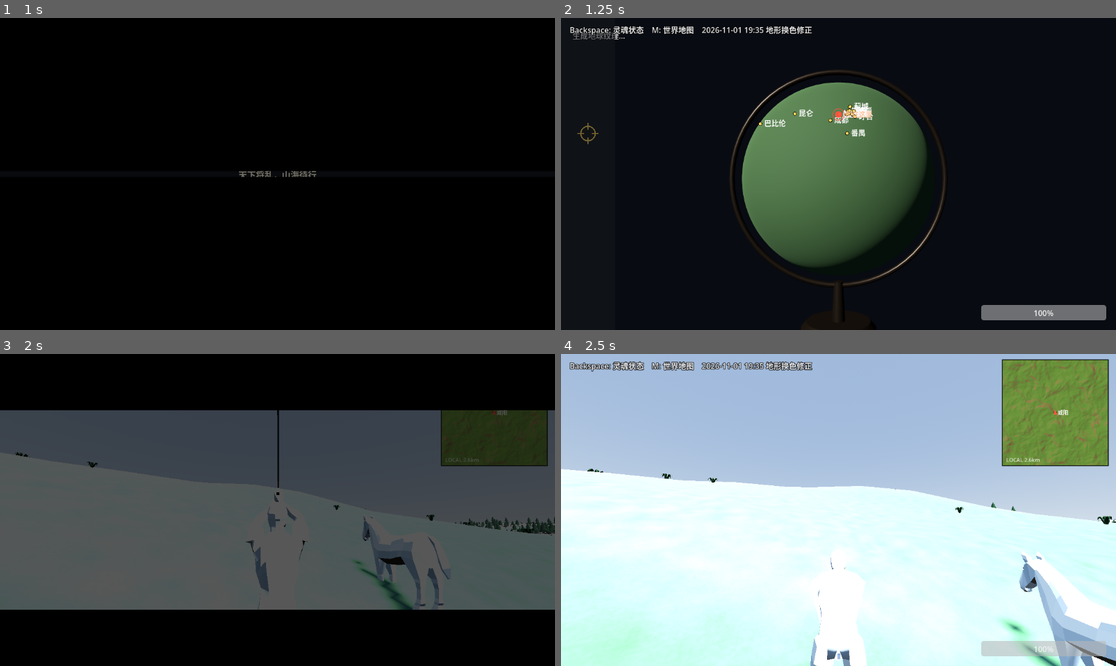
Above: before the commit, frames 1-4 (two rows, left to right).
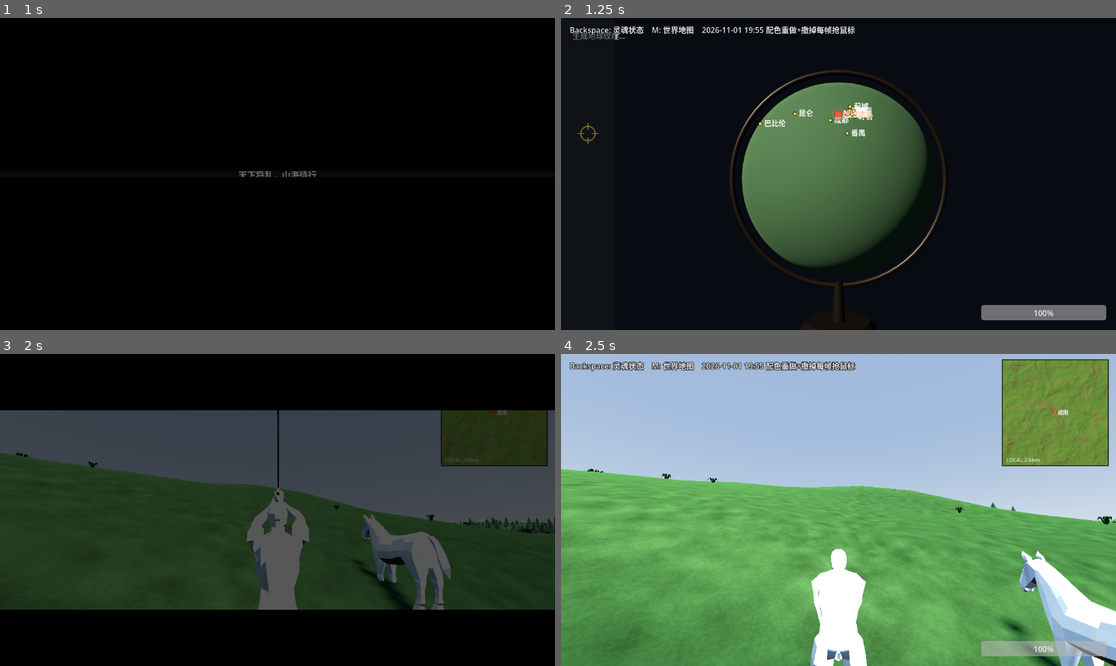
Above: after the commit, the same moments.

Repository: Richesfire/map
Game: Godot game, scene res://scenes/main_menu.tscn
Same seed, same stepped clock (60 frames per second), same inputs: the game is played once before the commit and once after it.
Inputs (mouse positions are in pixels of both pictures, inside the frame that each line leads up to):
- Up to frame 1 (1 s): click "开 始 游 戏" at 0.5 s
- Up to frame 2 (1.25 s): no input
- Up to frame 3 (2 s): tap Enter at 1.25 s; move the mouse to (305, 510) at 1.27 s; hold W (move_forward) from 1.28 s (still down); hold F (interact) from 1.28 s (still down); click (305, 510) at 1.42 s; tap Space (jump) at 1.52 s
- Up to frame 4 (2.5 s): keep holding W (move_forward); move the mouse to (810, 510) at 2.02 s; release F (interact) at 2.03 s; tap Enter at 2.1 s; click (810, 510) at 2.17 s; tap Space (jump) at 2.27 s

Frame 1 is identical in both runs. In frame 2, 0.3% of the frame differs, in the area x 34-53%, y 2-6%; in frame 3, 32%; in frame 4, 50%, in the area x 0-100%, y 2-100%.

Commit message:
撤掉每帧重捕鼠标（修复 QQ 截图被抢）；地形配色表重做成真实目标色

Diff:
--- a/godot/scripts/map/map_world.gd
+++ b/godot/scripts/map/map_world.gd
@@ -50,21 +50,21 @@
 
 ## 地表染色（和地球仪上那套同源，只是压淡一些，免得地面过饱和）
 const BIOME_TINTS := {
-	"ocean": Color(0.35, 0.55, 0.85),
-	"ice": Color(0.95, 0.97, 1.00),
-	"tundra": Color(0.72, 0.76, 0.68),
-	"alpine": Color(0.86, 0.86, 0.84),
-	"mountain": Color(0.78, 0.74, 0.68),
-	"hills": Color(0.86, 0.92, 0.78),
-	"forest": Color(0.62, 0.78, 0.58),
-	"jungle": Color(0.48, 0.72, 0.42),
-	"savanna": Color(1.02, 0.98, 0.66),
-	"steppe": Color(1.00, 0.96, 0.72),
-	"desert": Color(1.18, 1.04, 0.72),
-	"badland": Color(1.05, 0.98, 0.88),
-	"marsh": Color(0.66, 0.80, 0.68),
-	"plain": Color(0.92, 1.00, 0.88),
-	"inland_water": Color(0.45, 0.65, 0.90),
+	"ocean": Color(0.25, 0.42, 0.62),
+	"ice": Color(0.93, 0.96, 1.00),
+	"tundra": Color(0.52, 0.56, 0.50),
+	"alpine": Color(0.72, 0.74, 0.74),
+	"mountain": Color(0.52, 0.50, 0.45),
+	"hills": Color(0.52, 0.64, 0.38),
+	"forest": Color(0.34, 0.52, 0.30),
+	"jungle": Color(0.26, 0.50, 0.24),
+	"savanna": Color(0.80, 0.75, 0.46),
+	"steppe": Color(0.74, 0.70, 0.44),
+	"desert": Color(0.88, 0.78, 0.55),
+	"badland": Color(0.80, 0.75, 0.68),
+	"marsh": Color(0.42, 0.52, 0.40),
+	"plain": Color(0.55, 0.72, 0.40),
+	"inland_water": Color(0.30, 0.48, 0.62),
 }
 var _biome_parts: Dictionary = {}
 var _tiles_x := 0
--- a/godot/scripts/map/terrain_tile.gd
+++ b/godot/scripts/map/terrain_tile.gd
@@ -646,6 +646,6 @@
 	if ground_material is ShaderMaterial:
 		var m := (ground_material as ShaderMaterial).duplicate() as ShaderMaterial
 		m.set_shader_parameter("biome_tint", biome_color)
-		m.set_shader_parameter("biome_tint_strength", 0.92)
+		m.set_shader_parameter("biome_tint_strength", 0.82)
 		return m
 	return ground_material
--- a/godot/scripts/world/world_root.gd
+++ b/godot/scripts/world/world_root.gd
@@ -17,7 +17,7 @@
 ## ==============================================================
 
 ## 每次改完都改这个，用来确认你运行的到底是不是最新代码
-const BUILD_TAG := "2026-11-01 19:35 地形换色修正"
+const BUILD_TAG := "2026-11-01 19:55 配色重做+撤掉每帧抢鼠标"
 
 @export_group("地图")
 @export var start_lon := 108.71
@@ -113,8 +113,8 @@
 	# 外部程序（QQ 截图、输入法、录屏）会把鼠标从游戏手里抢走，
 	# 还回来时 Godot 不会自动重捕 —— 表现就是鼠标撞边、视角不能无限转。
 	# 所以每帧核对一次：该捕获却没收回来，就重新捕获。
-	if _want_capture() and get_window().has_focus() and Input.mouse_mode != Input.MOUSE_MODE_CAPTURED:
-		Input.mouse_mode = Input.MOUSE_MODE_CAPTURED
+	# 不再每帧重捕：那会和 QQ 截图等外部工具抢鼠标，导致它们退不出去。
+	# 恢复捕获放在「获得焦点」和「在窗口内按下鼠标」这两处（见 _notification / _input）。
 
 	# 坠落救援：只在**真的掉下去了**（低于地表 20m）才介入。
 	# 之前用 0.8m 做"实时纠正"是错的：粗版还没建碰撞的那几帧会反复触发，
@@ -280,6 +280,9 @@
 
 # ================================================================ 输入
 func _input(event: InputEvent) -> void:
+	# 点击窗口时把鼠标捕获拿回来（不每帧抢，避免打死外部截图工具）
+	if event is InputEventMouseButton and event.pressed and _want_capture() and Input.mouse_mode != Input.MOUSE_MODE_CAPTURED:
+		Input.mouse_mode = Input.MOUSE_MODE_CAPTURED
 	if not (event is InputEventKey):
 		return
 	var k := event as InputEventKey
--- a/godot/shaders/terrain_splat.gdshader
+++ b/godot/shaders/terrain_splat.gdshader
@@ -103,7 +103,7 @@
 	// 相乘只能压暗，压不出雪地/沙漠这种换色。
 	// 这里按亮度把地面往目标色上拉：亮度提供细节，目标色提供色相。
 	float lum = dot(col, vec3(0.299, 0.587, 0.114));
-	vec3 tinted = biome_tint * (0.55 + 0.75 * lum);
+	vec3 tinted = biome_tint * (0.28 + 1.15 * lum);
 	col = mix(col, tinted, biome_tint_strength);
 	ALBEDO = col;
 	ROUGHNESS = 0.94;
Not shown, added: godot/_截图/38_南极出生.png.import
Not shown, added: godot/_截图/39_沙漠出生.png.import
Binary file added: godot/_截图/40_草原修正.png
Not shown, added: godot/_截图/40_草原修正.png.import
Binary file added: godot/_截图/41_南极修正.png
Not shown, added: godot/_截图/41_南极修正.png.import
Binary file added: godot/_截图/42_草原.png
Binary file added: godot/_截图/43_南极.png
